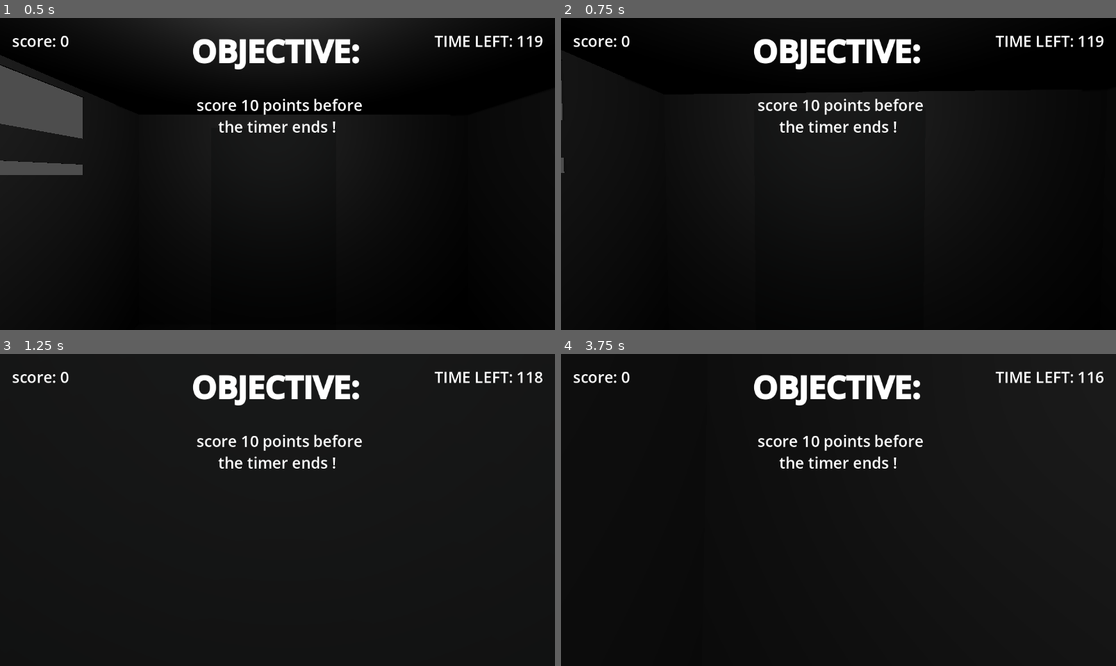
Above: before the commit, frames 1-4 (two rows, left to right).
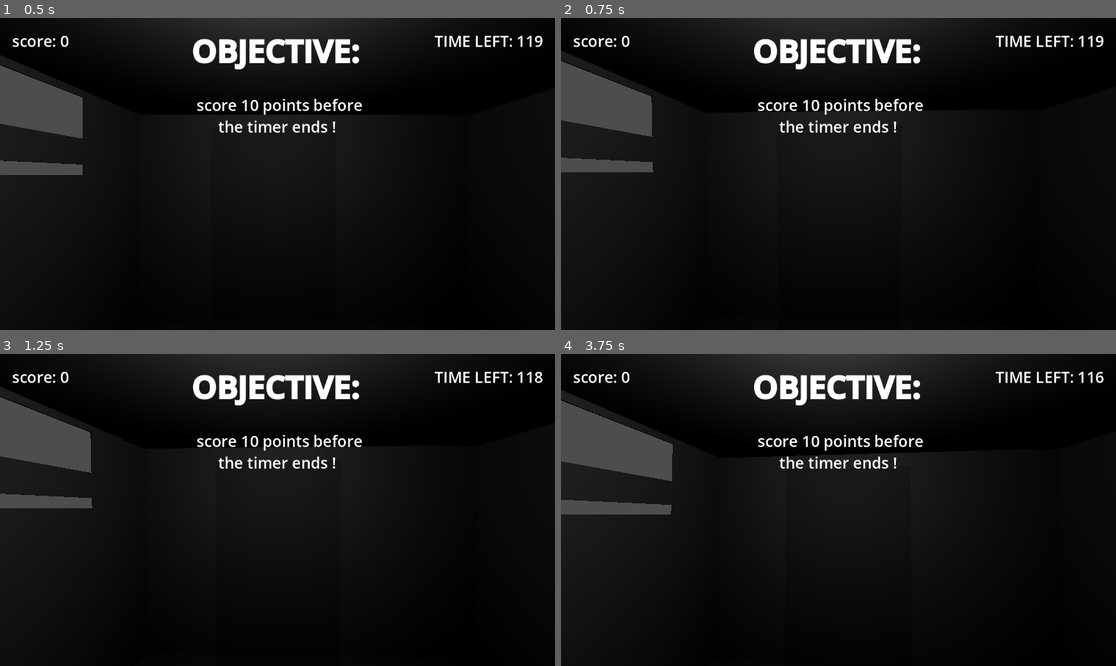
Above: after the commit, the same moments.

Repository: Sunday-Studio-Team/cafe
Game: Godot game, scene res://stationary_cafe.tscn
Same seed, same stepped clock (60 frames per second), same inputs: the game is played once before the commit and once after it. This scene is started directly instead of the project's main scene.
Inputs (mouse positions are in pixels of both pictures, inside the frame that each line leads up to):
- Up to frame 1 (0.5 s): no input
- Up to frame 2 (0.75 s): tap Enter at 0.5 s; move the mouse to (832, 180) at 0.52 s; hold W (move_forward) from 0.53 s (still down); hold E (interact) from 0.53 s (still down)
- Up to frame 3 (1.25 s): keep holding W (move_forward); keep holding E (interact)
- Up to frame 4 (3.75 s): move the mouse to (877, 513) at 1.27 s; release E (interact) at 1.28 s; tap I at 1.35, 2.85 s; tap Space at 2, 3.5 s; move the mouse to (794, 506) at 2.02 s; hold E (interact) 2.03-2.78 s; tap Enter at 2.75 s; move the mouse to (844, 510) at 2.77 s; release W (move_forward) at 2.78 s; hold A (move_left) 2.78-3.53 s; move the mouse to (816, 503) at 3.52 s; hold W (move_forward) from 3.53 s (still down); hold E (interact) from 3.53 s (still down)

Frame 1 is identical in both runs. In frame 2, 5.3% of the frame differs, in the area x 0-68%, y 0-50%; in frame 3, 3.3%; in frame 4, 6.6%, in the area x 0-100%, y 0-52%.

Commit message:
add movement toggle for player

Diff:
--- a/godot/player.gd
+++ b/godot/player.gd
@@ -8,6 +8,7 @@
 
 @export var camera: Camera3D
 @export var aiming_ray: RayCast3D
+@export var is_movement_enabled: bool = true
 
 var mouse_sens := 0.1
 # the mouse's movement since the last physics frame .
@@ -49,6 +50,8 @@
 
 
 func handle_movement(delta: float) -> void:
+	if(not is_movement_enabled):
+		return
 	# get the input direction (literally a Vector2 of the WASD/stick direction in x and y)
 	var input_dir_2d := Input.get_vector("move_left", "move_right", "move_forward", "move_back")
 
